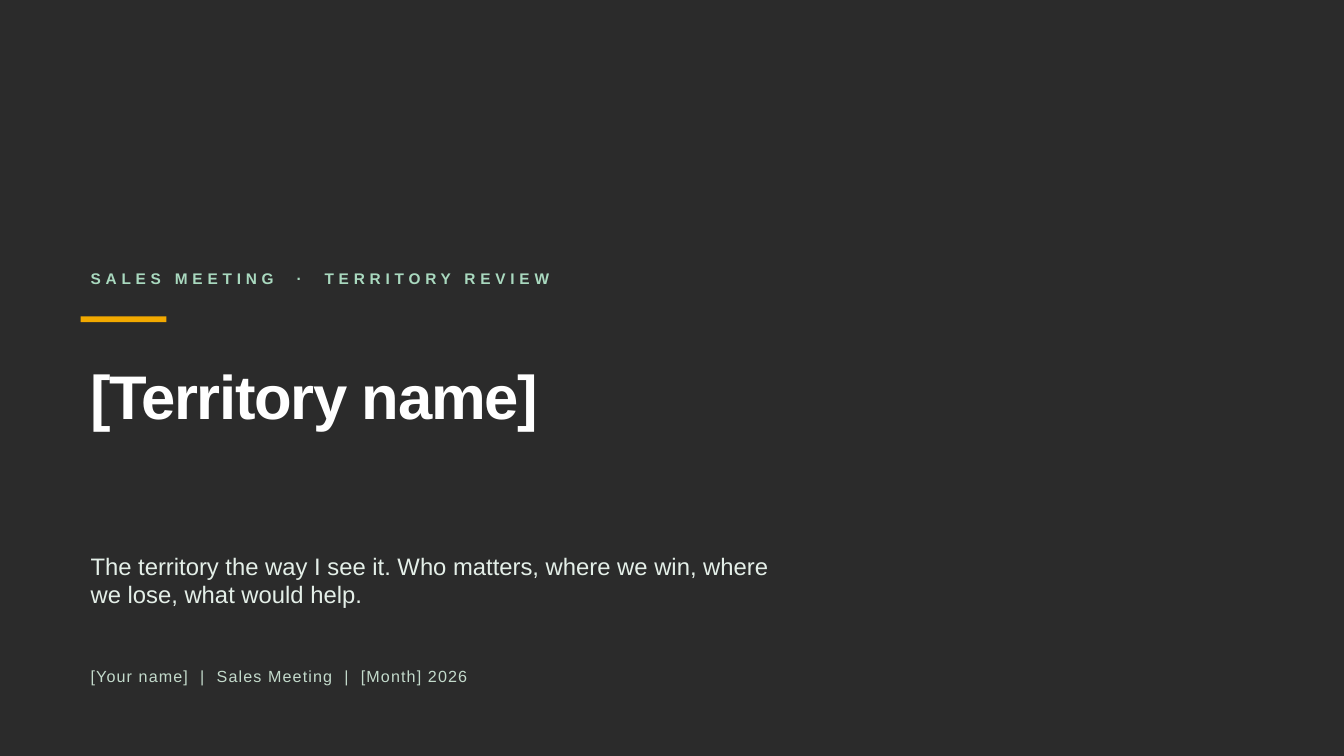
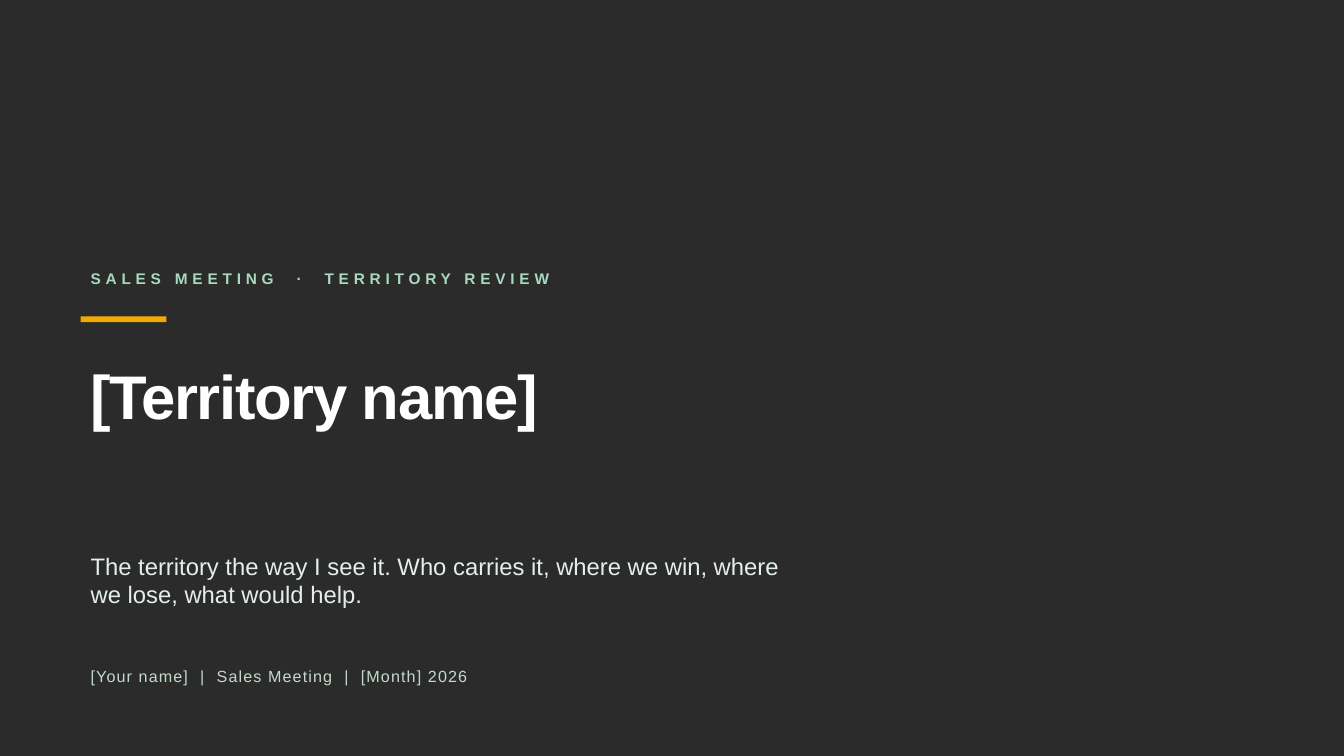
Before and after one commit to guralsnj/git_test, a slide deck: slide 1 of decks/territory-review/Territory Review Template - RSM.pptx. Drawn at 1344x756 pixels with LibreOffice and Linux fonts; fonts in the diff are those of the drawing; background and template pictures are left out; a plain dark background stands for a picture behind light text. Boxes give left, top, right and bottom in pixels: in the first picture for what was removed or moved away, otherwise in the second. Text is boxed around its words. In the diff, an @@ line names an element or a change of style, - is before the commit and + after.

```diff
--- a/decks/territory-review/Territory Review Template - RSM.pptx
+++ b/decks/territory-review/Territory Review Template - RSM.pptx
@@ text at <box>91,557,779,608</box>: text changed @@
-The territory the way I see it. Who matters, where we win, where we lose, what would help.
+The territory the way I see it. Who carries it, where we win, where we lose, what would help.
```
Also in this commit, not shown: 5 other slides changed, 2 slides added, 1 slide removed, 5 other files.
